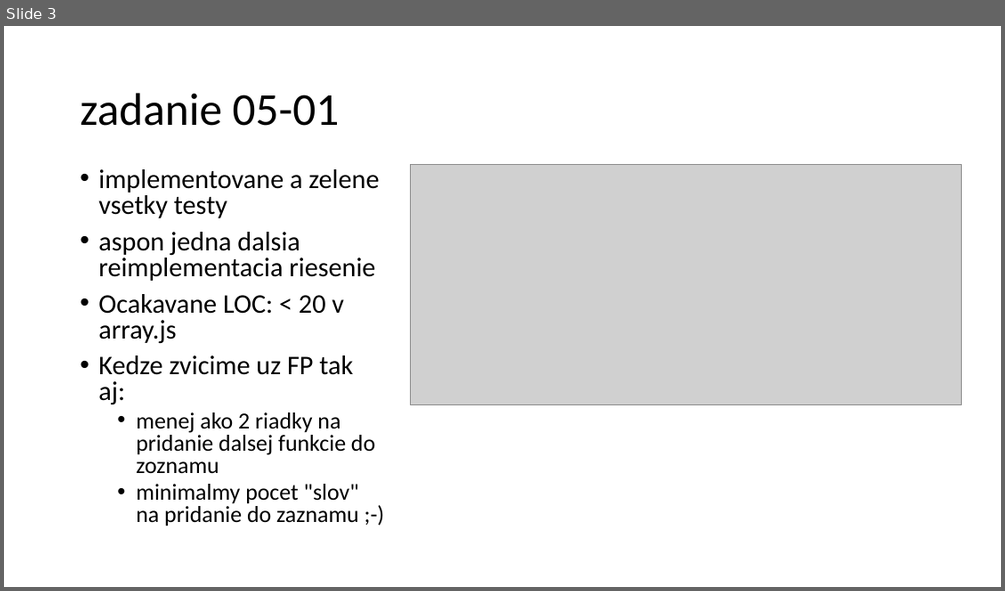
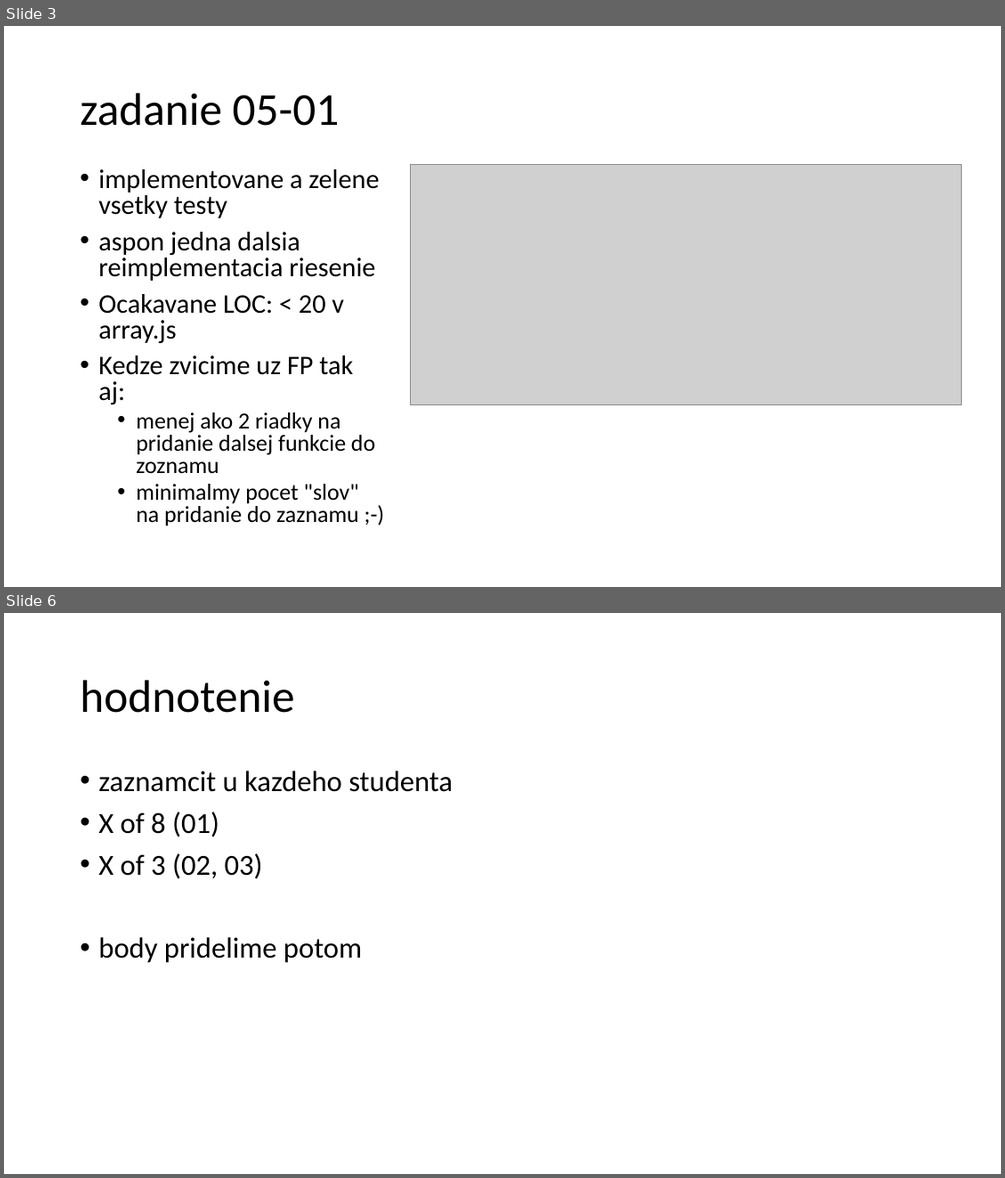
Before and after one commit to yimejky/wawjs, a slide deck: 05-cvicenie/cvicenie05.pptx. Shown one above the other, each under a label of ours: slide 3 before the commit, slides 3 and 6 after it; the slides between them are not shown. The pictures are 1005x591 and 1005x1178 pixels, drawn with LibreOffice and Linux fonts; fonts in the diff are those of the drawing; grey boxes stand for pictures. Boxes give left, top, right and bottom in pixels: in the first picture for what was removed or moved away, otherwise in the second. Text is boxed around its words. In the diff, an @@ line names an element or a change of style, - is before the commit and + after.

```diff
--- a/05-cvicenie/cvicenie05.pptx
+++ b/05-cvicenie/cvicenie05.pptx
@@ slide 6 added at (4,613,1001,1174), background #FFFFFF @@
@@ title added at (80,680,294,713), 44 pt, text #000000 @@
+hodnotenie
@@ text added at (98,771,453,963), 28 pt, text #000000 @@
+• zaznamcit u kazdeho studenta
+• X of 8 (01)
+• X of 3 (02, 03)
+• body pridelime potom
```
Also in this commit, not shown: 2 other slides added, 1 other file.
